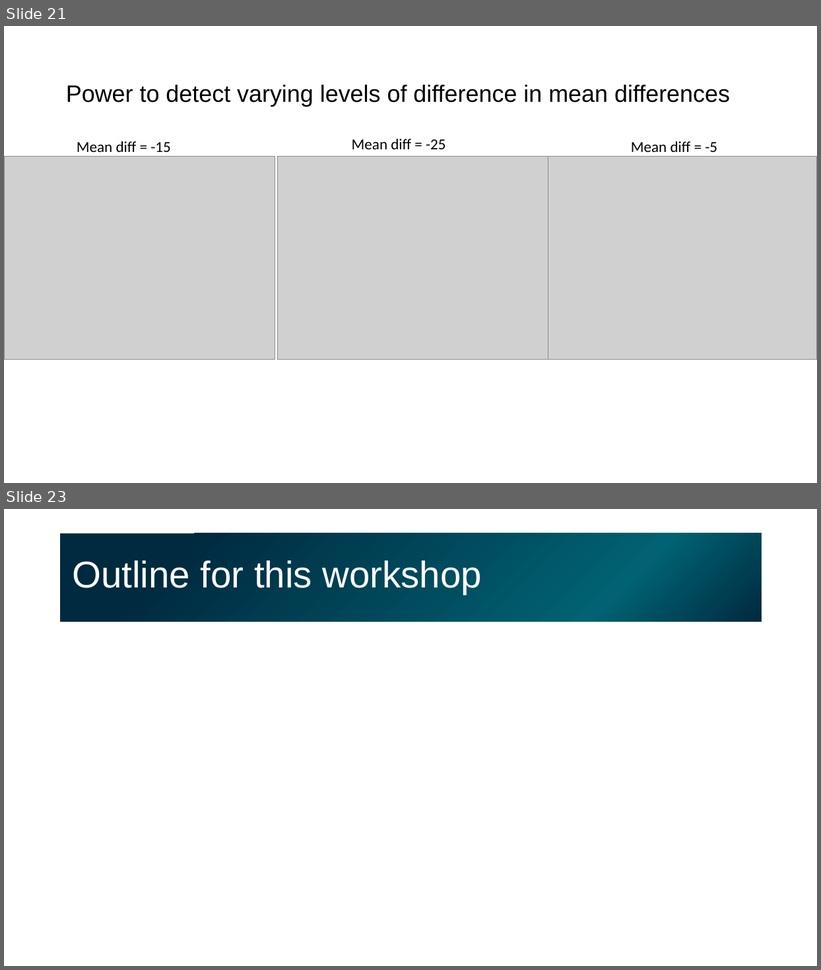
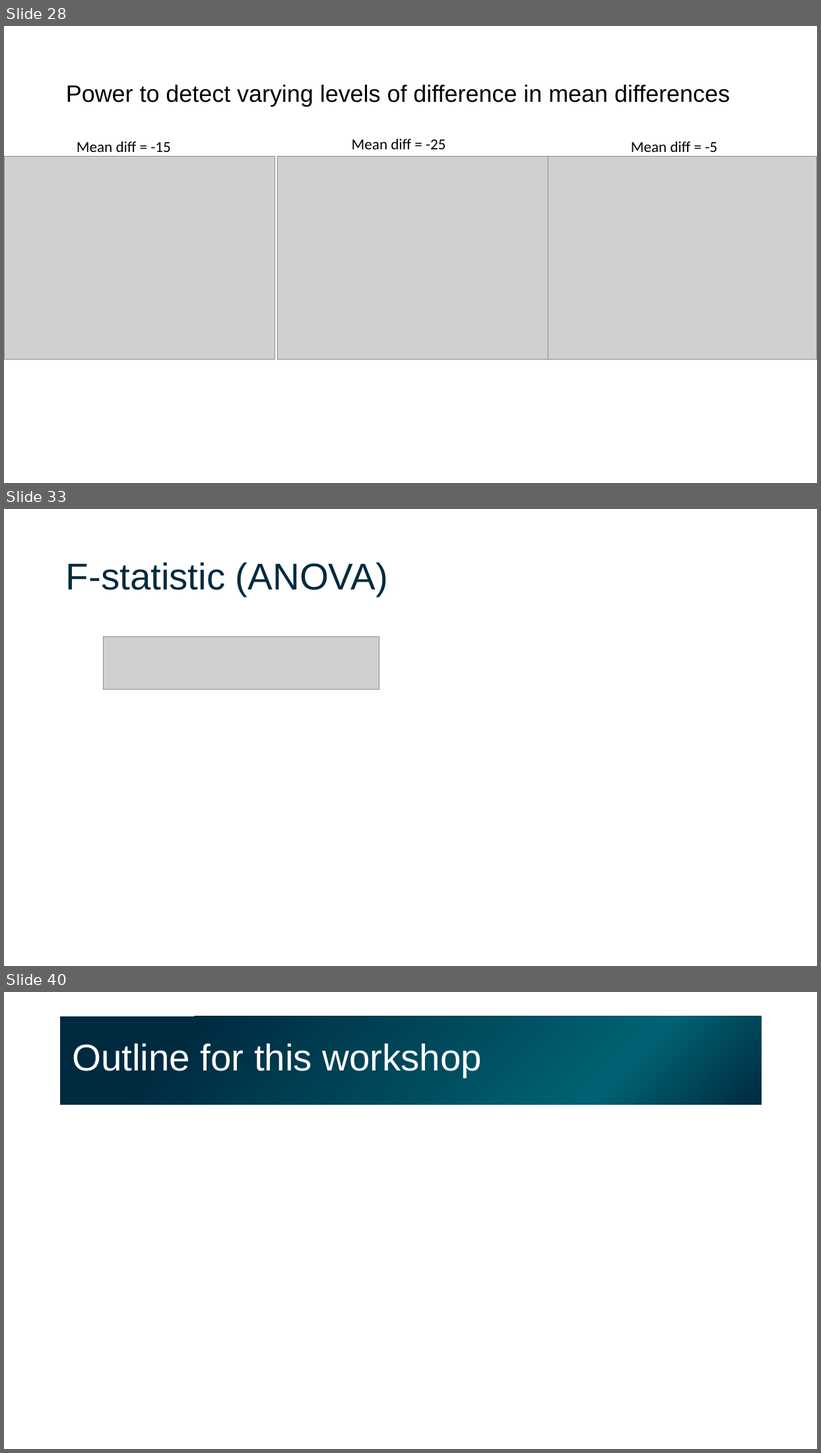
Before and after one commit to gladstone-institutes/Bioinformatics-Workshops, a slide deck: hypothesis-testing/HypothesisTesting.pptx. Shown one above the other, each under a label of ours: slides 21 and 23 before the commit, slides 28, 33 and 40 after it; the slides between them are not shown. The pictures are 821x970 and 821x1453 pixels, drawn with LibreOffice and Linux fonts; fonts in the diff are those of the drawing; grey boxes stand for pictures. Boxes give left, top, right and bottom in pixels: in the first picture for what was removed or moved away, otherwise in the second. Text is boxed around its words. In the diff, an @@ line names an element or a change of style, - is before the commit and + after.

Commit message:
added slides describing different statistics and sampling distributions

```diff
--- a/hypothesis-testing/HypothesisTesting.pptx
+++ b/hypothesis-testing/HypothesisTesting.pptx
@@ slide 33 added at (4, 509, 817, 966), background #FFFFFF @@
@@ title added at (66, 562, 388, 596), 44 pt, text #002A40 @@
+F-statistic (ANOVA)
@@ picture added at (104, 637, 380, 690) @@
@@ what was slide 21 is now slide 28 @@
@@ what was slide 23 is now slide 40 @@
```
Also in this commit, not shown: 4 slides changed, 17 other slides added, 1 slide removed.
